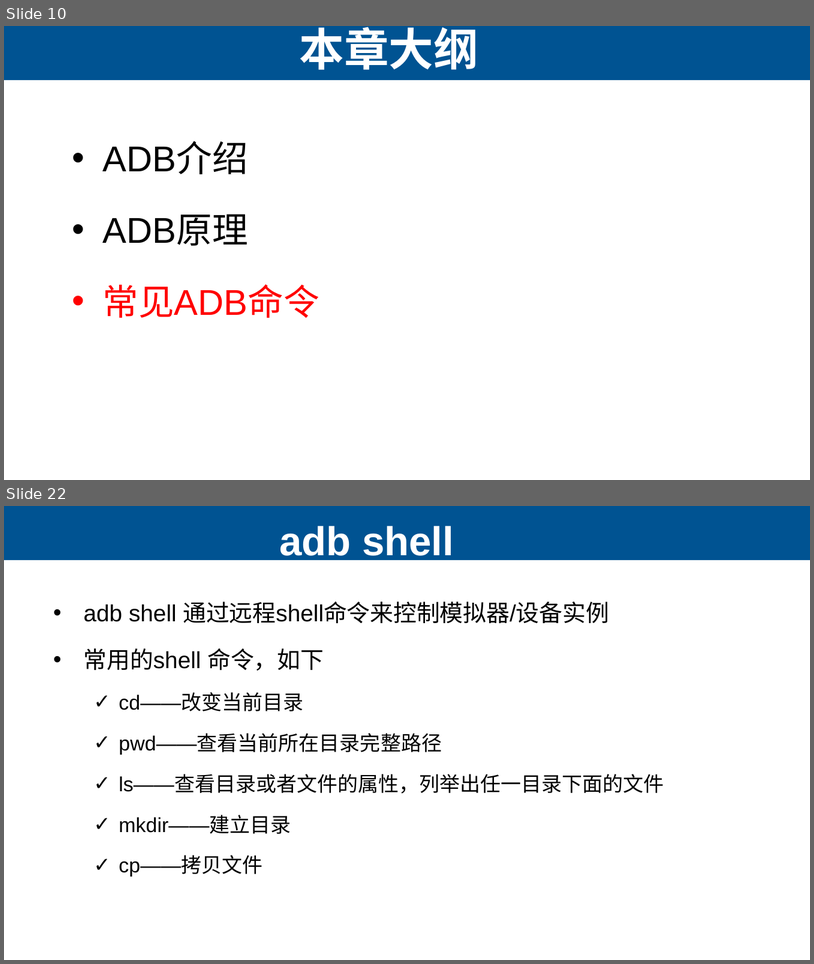
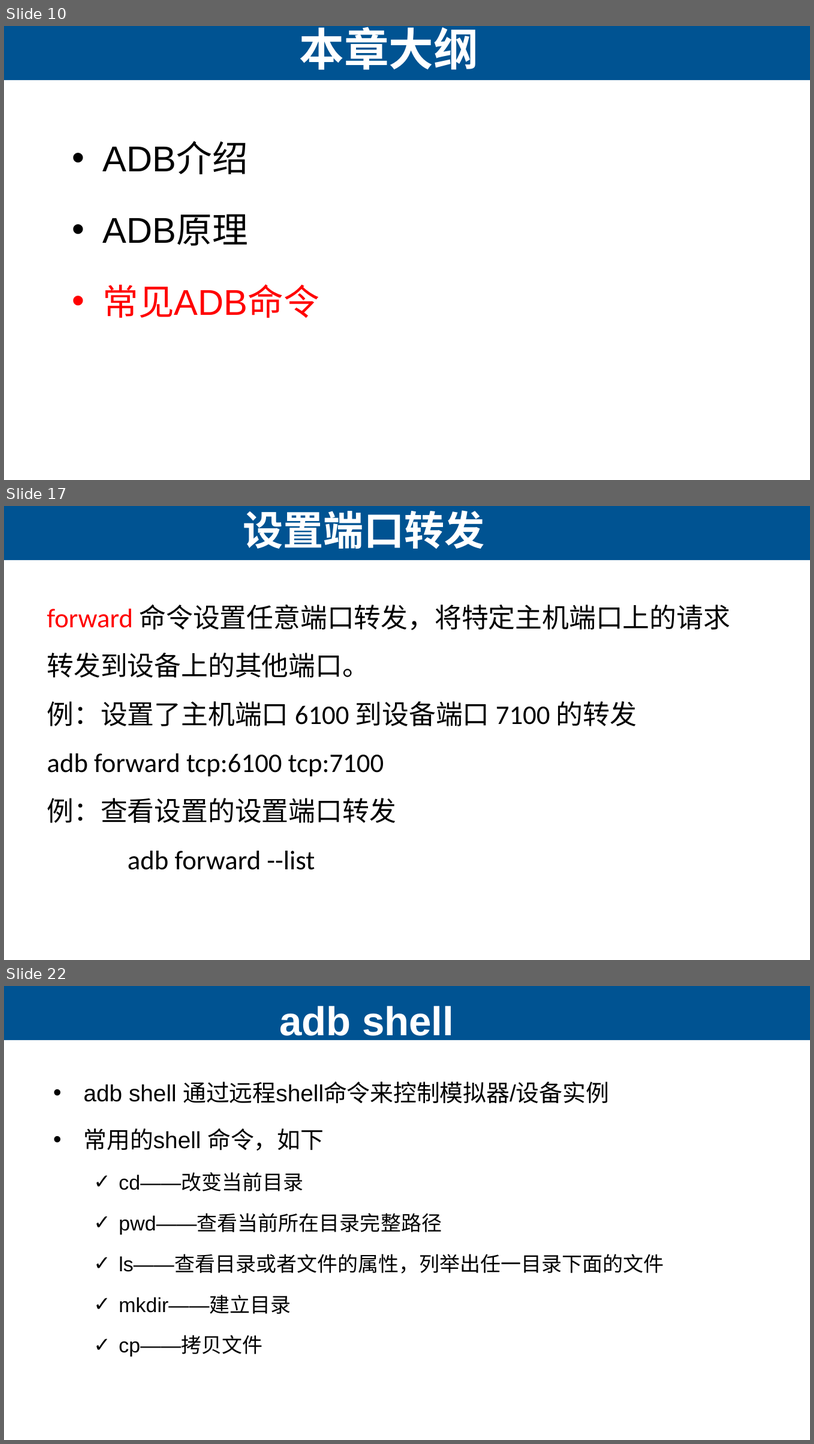
Before and after one commit to lihuanzhen2016/app-testing, a slide deck: PPT/03 ADB命令.pptx. Shown one above the other, each under a label of ours: slides 10 and 22 before the commit, slides 10, 17 and 22 after it; the slides between them are not shown. The pictures are 814x964 and 814x1444 pixels, drawn with LibreOffice and Linux fonts; fonts in the diff are those of the drawing. Boxes give left, top, right and bottom in pixels: in the first picture for what was removed or moved away, otherwise in the second. Text is boxed around its words. In the diff, an @@ line names an element or a change of style, - is before the commit and + after.

```diff
--- a/PPT/03 ADB命令.pptx
+++ b/PPT/03 ADB命令.pptx
@@ slide 17 added at (4,506,810,960), background #FFFFFF; not listed: 1 template element that a slide beside it also shows @@
@@ title added at (243,510,485,549), 36 pt, text #FFFFFF, bold @@
+  设置端口转发
@@ text added at (47,604,731,870), 24 pt, text #000000 @@
+forward 命令设置任意端口转发，将特定主机端口上的请求转发到设备上的其他端口。
+例：设置了主机端口 6100 到设备端口 7100 的转发
+adb forward tcp:6100 tcp:7100
+例：查看设置的设置端口转发
+adb forward --list
```
Also in this commit, not shown: 14 slides changed, 1 slide removed, 1 other file.
